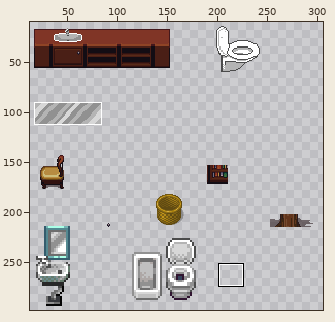
Sprite sheet: Assets/Moebel_by_dori.png. The first picture is a wide view before the edit; the outline marks the close-up.
Close-up. As it was:
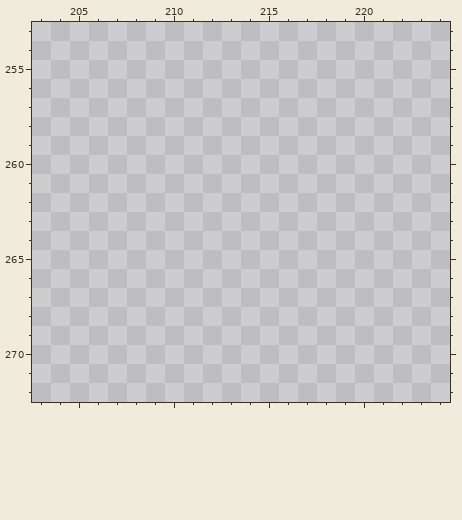
The file is 306x306 pixels. Pixels under 10% opacity are left out. Colours within 5 levels of each other are drawn and written as one. Shown: x 203..224, y 253..272. The wide view leaves out empty margins. The commit also changed other parts of the picture, which this record leaves out.
After:
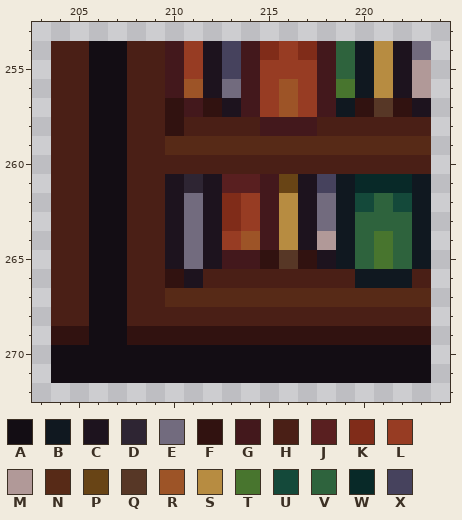
Palette (. is transparent): A #130d14  B #101820  C #1d131e  D #2e2533  E #726b7e  F #311210  G #43181c  H #4a1f16  J #591f20  K #802c19  L #973c23  M #b19998  N #572a17  P #684415  Q #573726  R #9d5427  S #b78c41  T #48752e  U #14493a  V #2e633d  W #082928  X #46425d
From old to new:
@@ x 203..224 @@
 253 ......................
-254 ......................
-255 ......................
-256 ......................
-257 ......................
-258 ......................
-259 ......................
-260 ......................
-261 ......................
-262 ......................
-263 ......................
-264 ......................
-265 ......................
-266 ......................
-267 ......................
-268 ......................
-269 ......................
-270 ......................
-271 ......................
+254 .HHAAHHGLCXGKLKGVBSCE.
+255 .HHAAHHGLCXGLLLGVBSCM.
+256 .HHAAHHGRCEGLRLGTBSCM.
+257 .HHAAHHFGFCGLRLGBFQFC.
+258 .HHAAHHFHHHHGGGHHHHHH.
+259 .HHAAHHNNNNNNNNNNNNNN.
+260 .HHAAHHHHHHHHHHHHHHHH.
+261 .HHAAHHCDCJJGPCXBWWWB.
+262 .HHAAHHCECKLGSCEBUVUB.
+263 .HHAAHHCECKLGSCEBVVVB.
+264 .HHAAHHCECLRGSCMBVTVB.
+265 .HHAAHHCECGGFQFCBVTVB.
+266 .HHAAHHFCHHHHHHHHBBBH.
+267 .HHAAHHNNNNNNNNNNNNNN.
+268 .HHAAHHHHHHHHHHHHHHHH.
+269 .FFAAFFFFFFFFFFFFFFFF.
+270 .AAAAAAAAAAAAAAAAAAAA.
+271 .AAAAAAAAAAAAAAAAAAAA.
 272 ......................
Changed places in both close-ups, as pixel boxes (x1, y1, x2, y2):
added: (51, 41, 431, 383)
